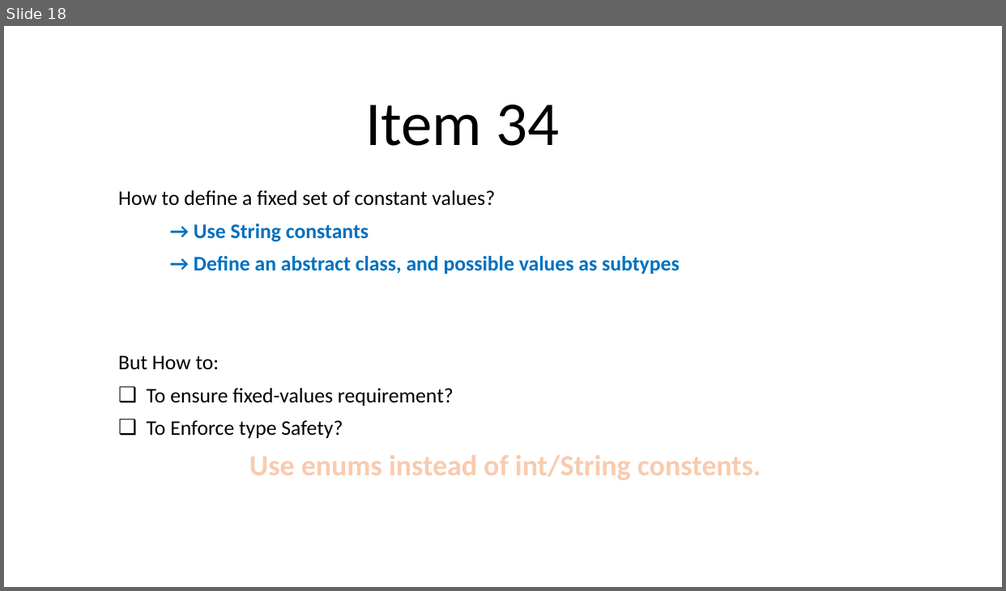
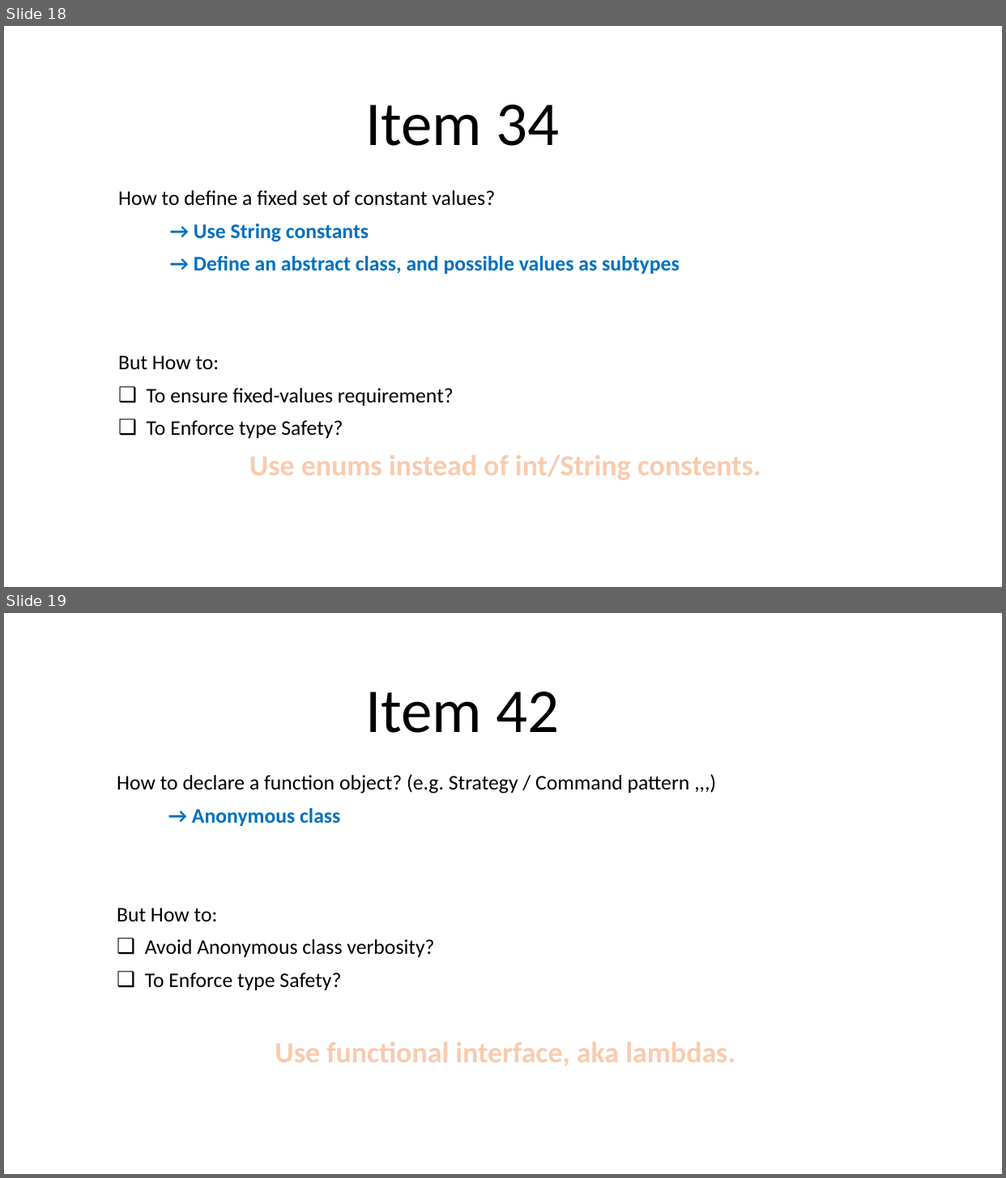
Before and after one commit to halaSEBBAH/effective-java-examples, a slide deck: effective-java.pptx. Shown one above the other, each under a label of ours: slide 18 before the commit, slides 18 and 19 after it. The pictures are 1006x591 and 1006x1178 pixels, drawn with LibreOffice and Linux fonts; fonts in the diff are those of the drawing. Boxes give left, top, right and bottom in pixels: in the first picture for what was removed or moved away, otherwise in the second. Text is boxed around its words. In the diff, an @@ line names an element or a change of style, - is before the commit and + after.

Commit message:
Lambdas over Anonymous classes

```diff
--- a/effective-java.pptx
+++ b/effective-java.pptx
@@ slide 19 added at <box>4,613,1002,1174</box>, background #FFFFFF @@
@@ title added at <box>365,692,560,733</box>, 60 pt, text #000000 @@
+Item 42
@@ subtitle added at <box>117,774,690,990</box>, 20 pt, text #000000 @@
+How to declare a function object? (e.g. Strategy / Command pattern ,,,)
+→ Anonymous class
+But How to:
+❑ Avoid Anonymous class verbosity?
+❑ To Enforce type Safety?
@@ text added at <box>275,1042,735,1066</box>, 28 pt, text #F8CBAD, bold @@
+Use functional interface, aka lambdas.
```
Also in this commit, not shown: 11 other files.
